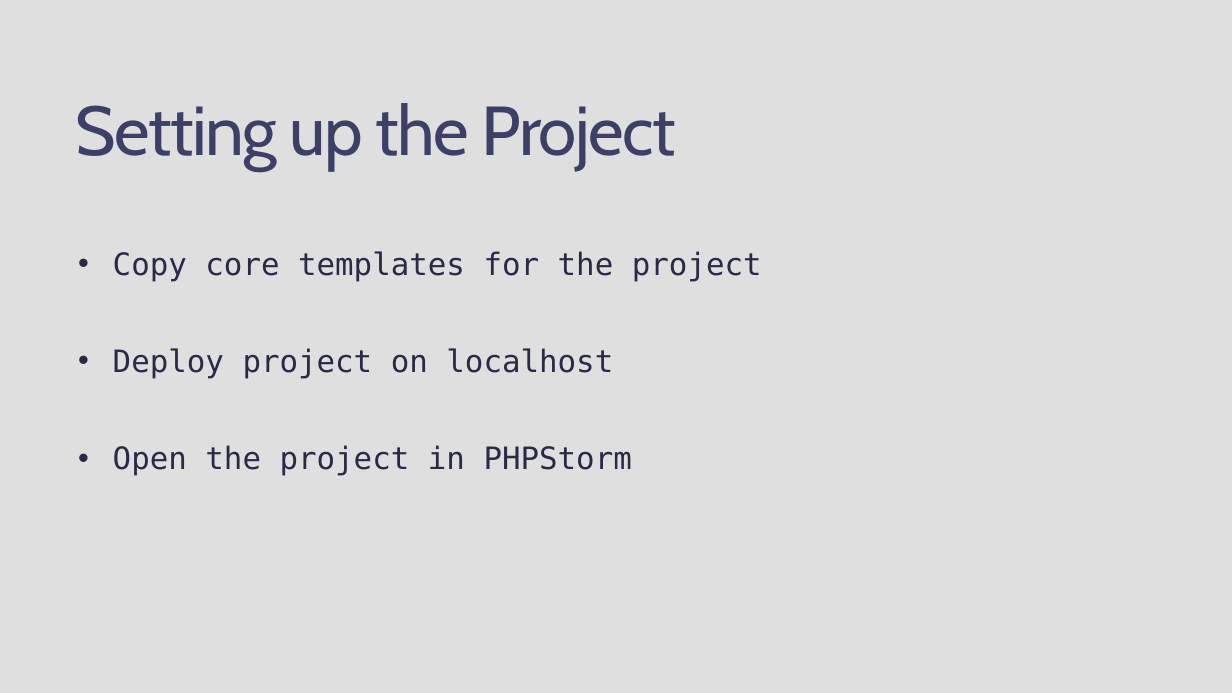
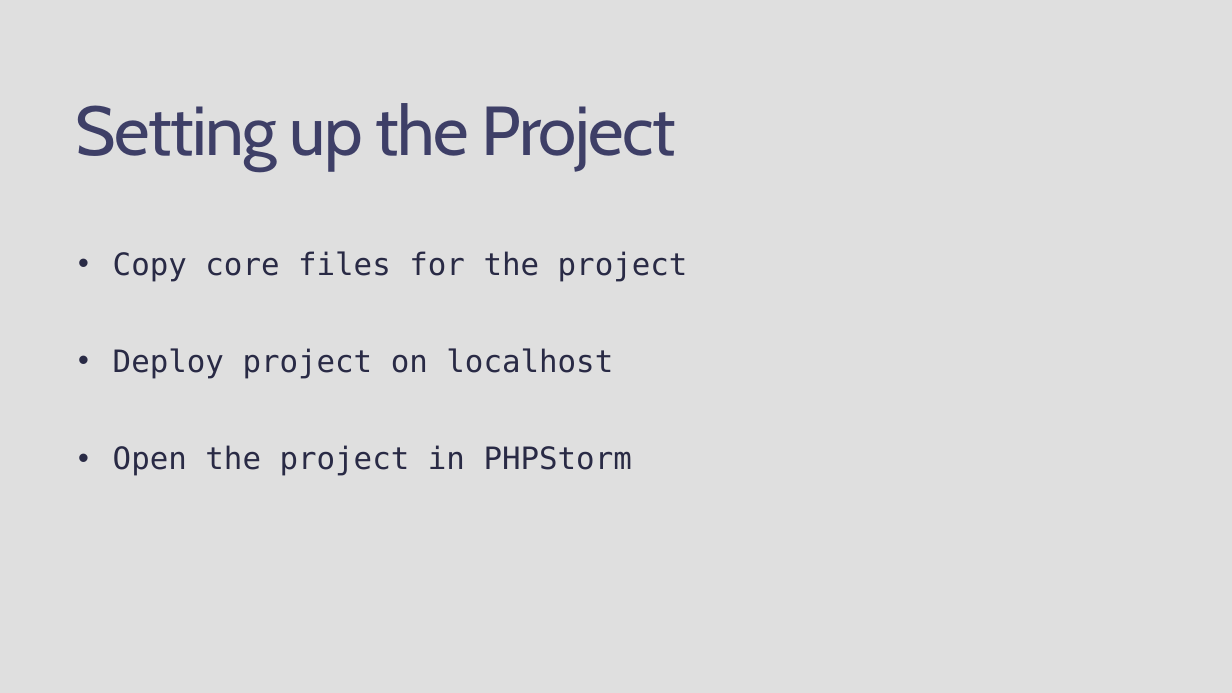
Before and after one commit to anh-khue/PhpSeminar, a slide deck: slide 9 of Build a simple website using PHP.pptx. Drawn at 1232x693 pixels with LibreOffice and Linux fonts; fonts in the diff are those of the drawing. Boxes give left, top, right and bottom in pixels: in the first picture for what was removed or moved away, otherwise in the second. Text is boxed around its words. In the diff, an @@ line names an element or a change of style, - is before the commit and + after.

Commit message:
Finish presentation v1.0

```diff
--- a/Build a simple website using PHP.pptx
+++ b/Build a simple website using PHP.pptx
@@ text at bbox=[113, 251, 688, 282]: text changed @@
-  • Copy core templates for the project
+  • Copy core files for the project
```
Also in this commit, not shown: 1 other slide changed, 11 slides added.
